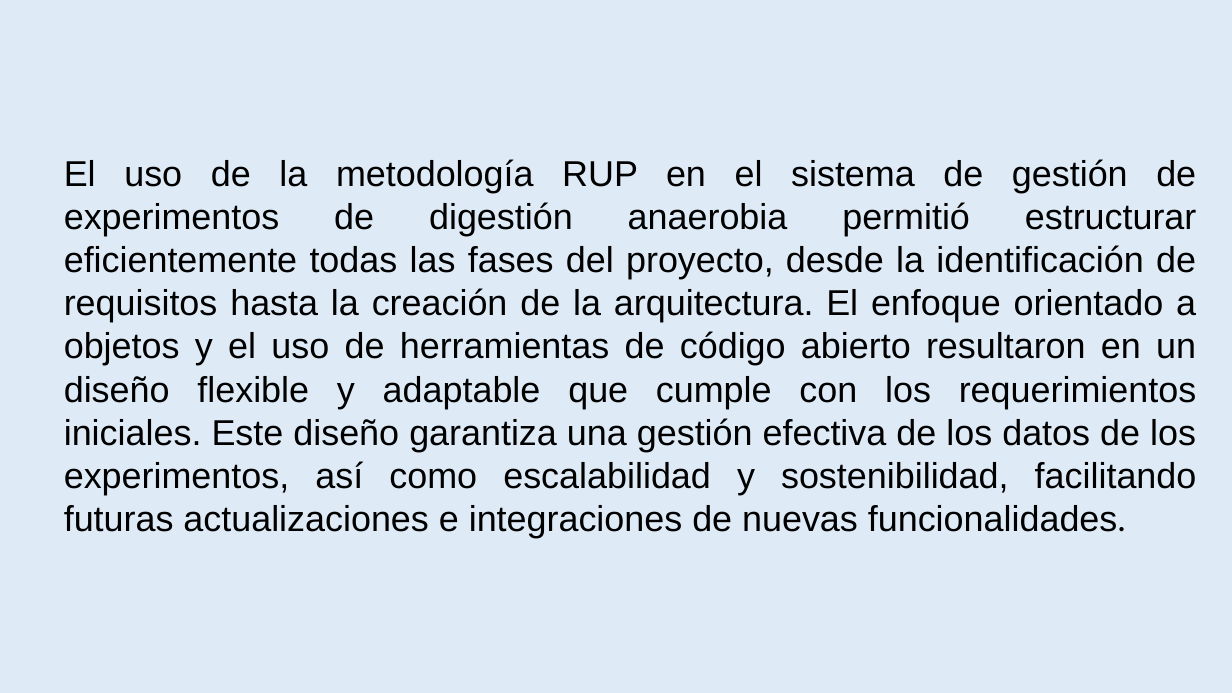
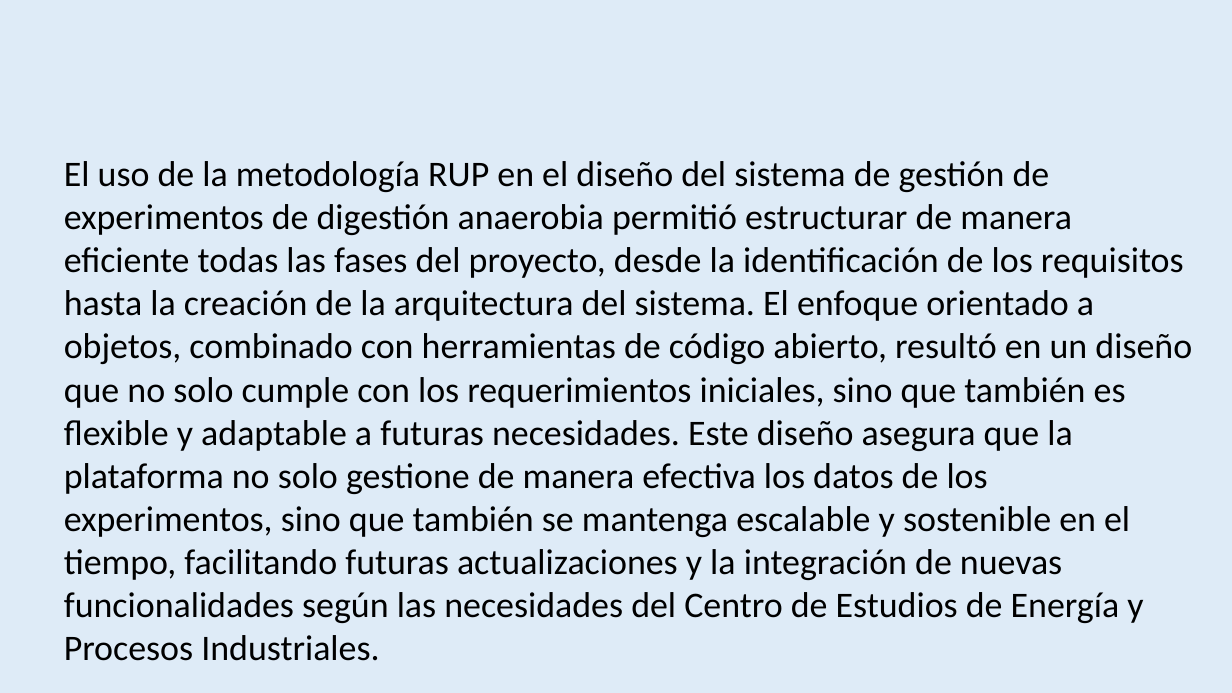
Before and after one commit to amypadron/prower_tesis, a slide deck: slide 45 of Digestión anaerobía.Original.pptx (slide 44 before the commit). Drawn at 1232x693 pixels with LibreOffice and Linux fonts; fonts in the diff are those of the drawing. Boxes give left, top, right and bottom in pixels: in the first picture for what was removed or moved away, otherwise in the second. Text is boxed around its words. In the diff, an @@ line names an element or a change of style, - is before the commit and + after.

```diff
--- a/Digestión anaerobía.Original.pptx
+++ b/Digestión anaerobía.Original.pptx
@@ text at box(64, 161, 1192, 661): text changed; font Arial to Calibri @@
-El uso de la metodología RUP en el sistema de gestión de experimentos de digestión anaerobia permitió estructurar eficientemente todas las fases del proyecto, desde la identificación de requisitos hasta la creación de la arquitectura. El enfoque orientado a objetos y el uso de herramientas de código abierto resultaron en un diseño flexible y adaptable que cumple con los requerimientos iniciales. Este diseño garantiza una gestión efectiva de los datos de los experimentos, así como escalabilidad y sostenibilidad, facilitando futuras actualizaciones e integraciones de nuevas funcionalidades.
+El uso de la metodología RUP en el diseño del sistema de gestión de experimentos de digestión anaerobia permitió estructurar de manera eficiente todas las fases del proyecto, desde la identificación de los requisitos hasta la creación de la arquitectura del sistema. El enfoque orientado a objetos, combinado con herramientas de código abierto, resultó en un diseño que no solo cumple con los requerimientos iniciales, sino que también es flexible y adaptable a futuras necesidades. Este diseño asegura que la plataforma no solo gestione de manera efectiva los datos de los experimentos, sino que también se mantenga escalable y sostenible en el tiempo, facilitando futuras actualizaciones y la integración de nuevas funcionalidades según las necesidades del Centro de Estudios de Energía y Procesos Industriales.
```
Also in this commit, not shown: 3 other slides changed, 4 slides added, 2 slides removed.
